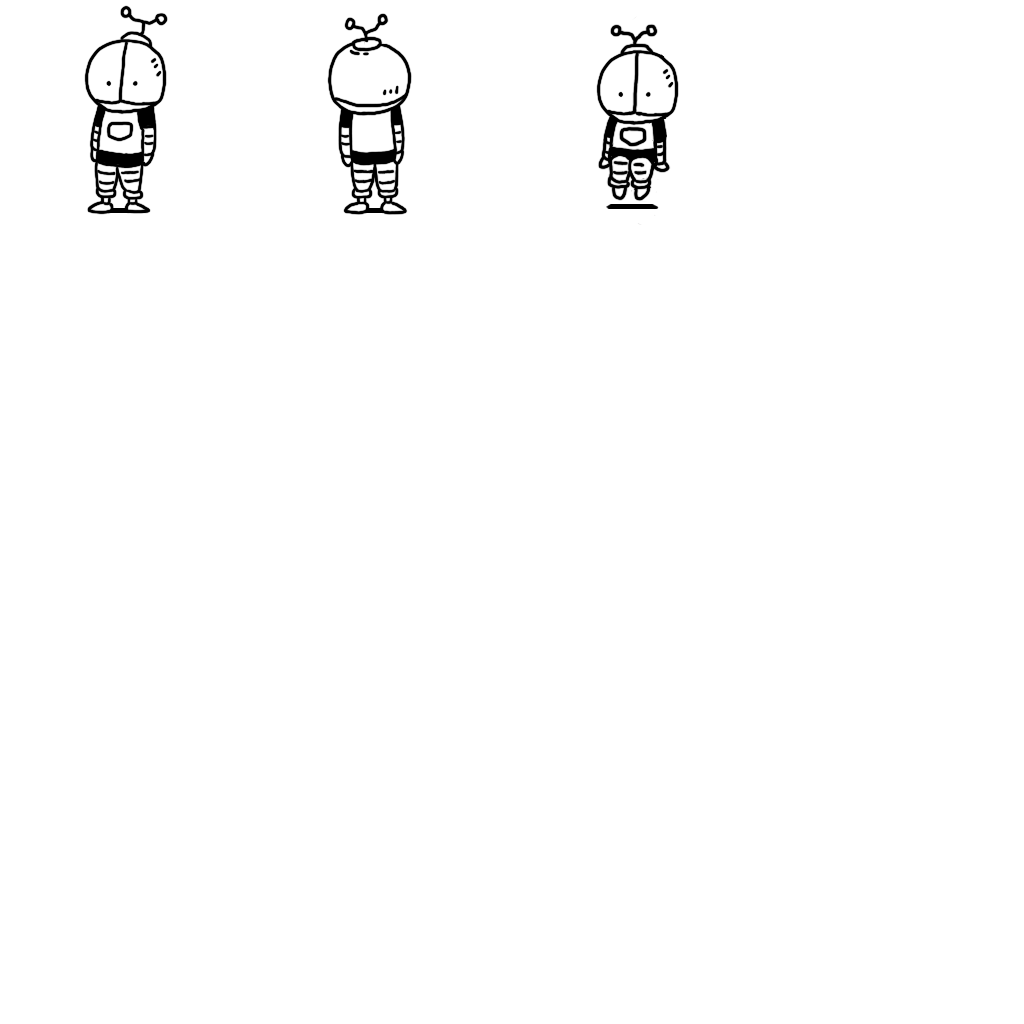
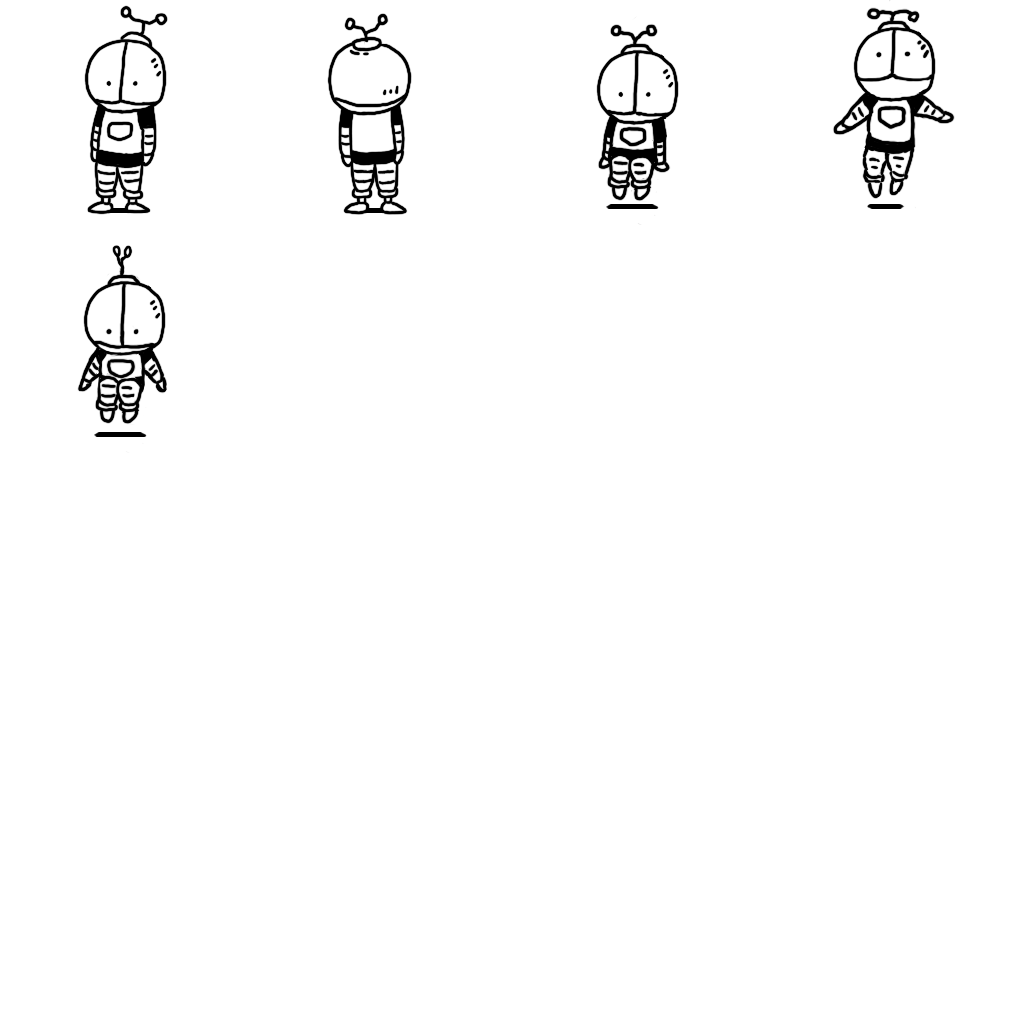
Revision of a layered w=1024, h=1024 image; what changed, layer by layer:
added layer "2" (1st of 2, in "座る＿未来") in group "座る＿未来" over [112, 245, 133, 274]
added layer "3" in group "座る＿未来" over [77, 267, 168, 453]
added layer "レイヤー 130" (2nd of 5, in "座る＿未来") in group "座る＿未来" over [94, 432, 147, 437]
added layer "レイヤー 131" in group "座る＿未来" over [857, 69, 931, 80]
added layer "2" (2nd of 2, in "座る＿未来") in group "座る＿未来" over [832, 0, 955, 199]
added layer "レイヤー 130" (3rd of 5, in "座る＿未来") in group "座る＿未来" over [867, 204, 916, 209]
